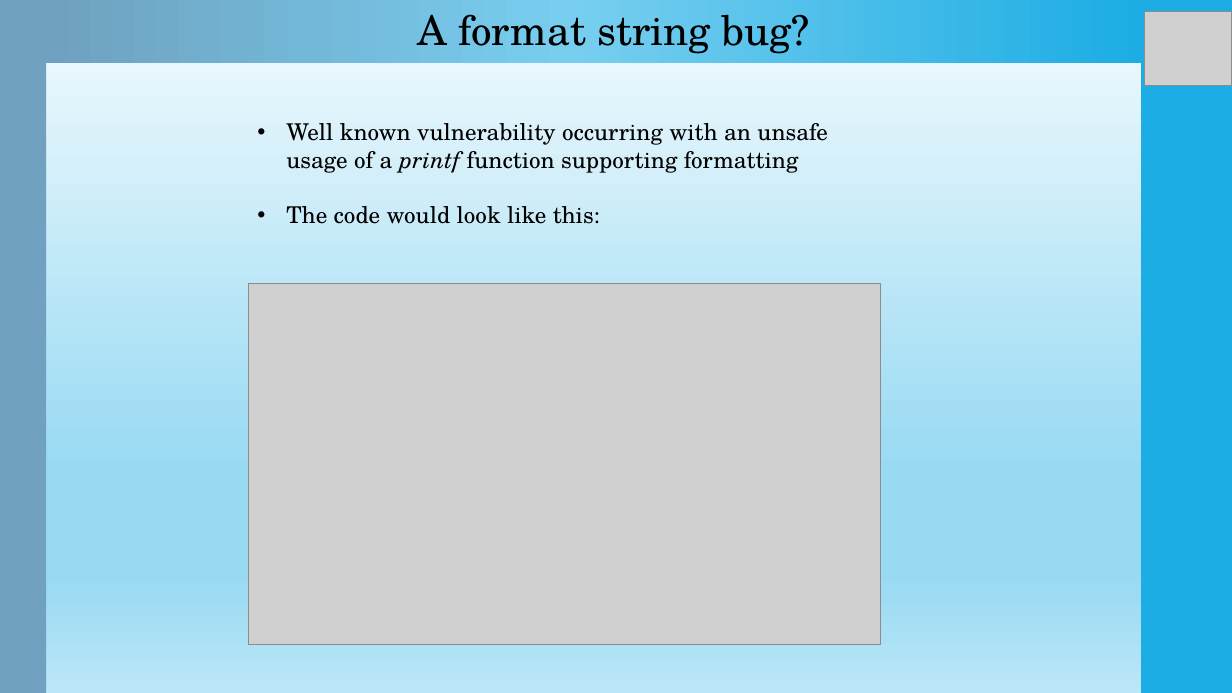
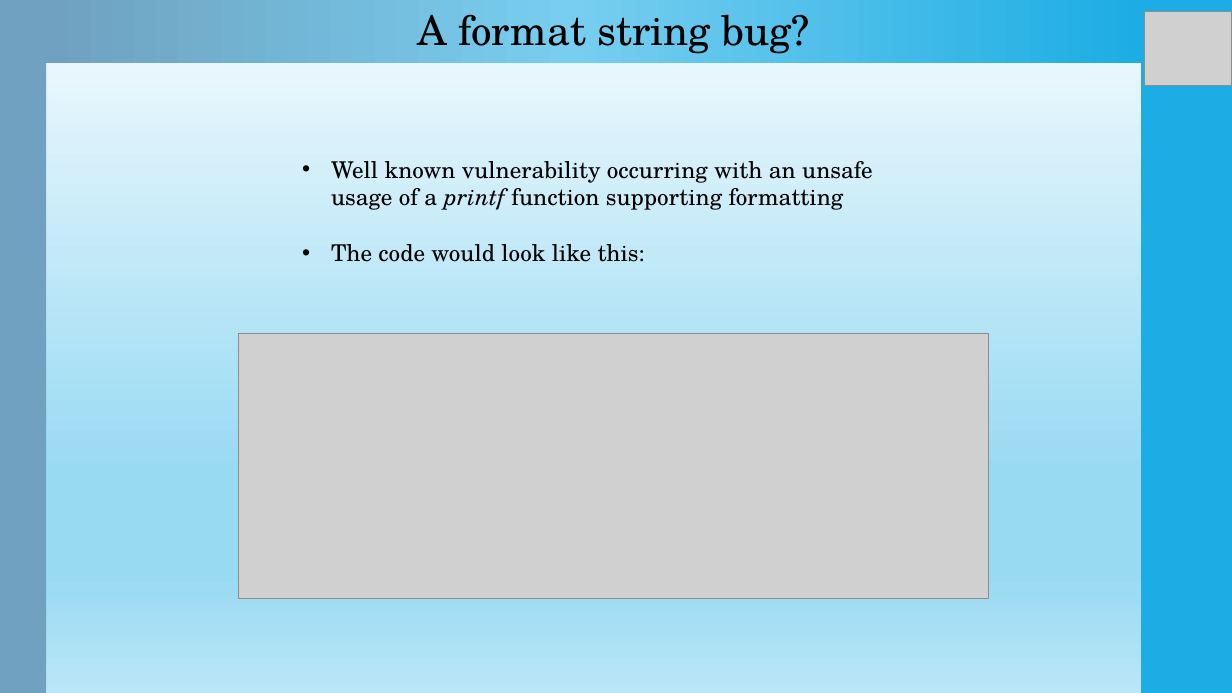
Before and after one commit to Ewael/LSE, a slide deck: slide 4 of Blind_Date/slides.pptx. Drawn at 1232x693 pixels with LibreOffice and Linux fonts; fonts in the diff are those of the drawing; grey boxes stand for pictures. Boxes give left, top, right and bottom in pixels: in the first picture for what was removed or moved away, otherwise in the second. Text is boxed around its words. In the diff, an @@ line names an element or a change of style, - is before the commit and + after.

```diff
--- a/Blind_Date/slides.pptx
+++ b/Blind_Date/slides.pptx
@@ text "Well known vulnerability occurring with ...": place and size @@
-text "Well known vulnerability occurring with ..." at (286, 123, 827, 224)
+text "Well known vulnerability occurring with ..." at (331, 161, 872, 262)
@@ picture: place and size @@
-picture at (249, 284, 881, 645)
+picture at (238, 333, 989, 599)
```
Also in this commit, not shown: 2 other slides changed, 6 slides added, 1 slide removed.
